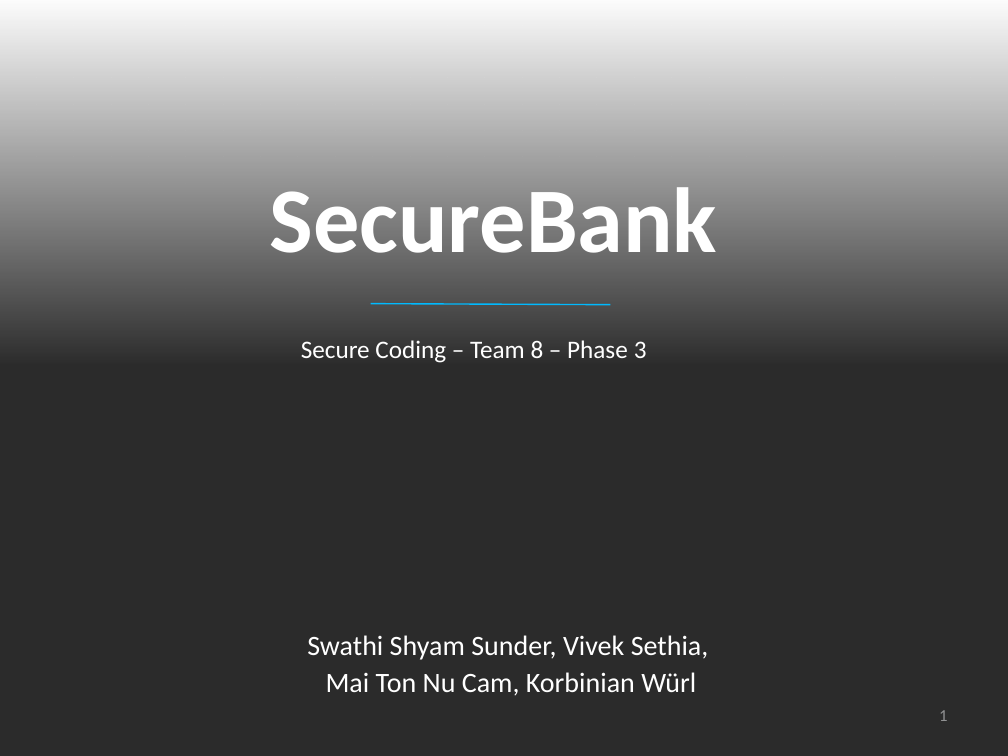
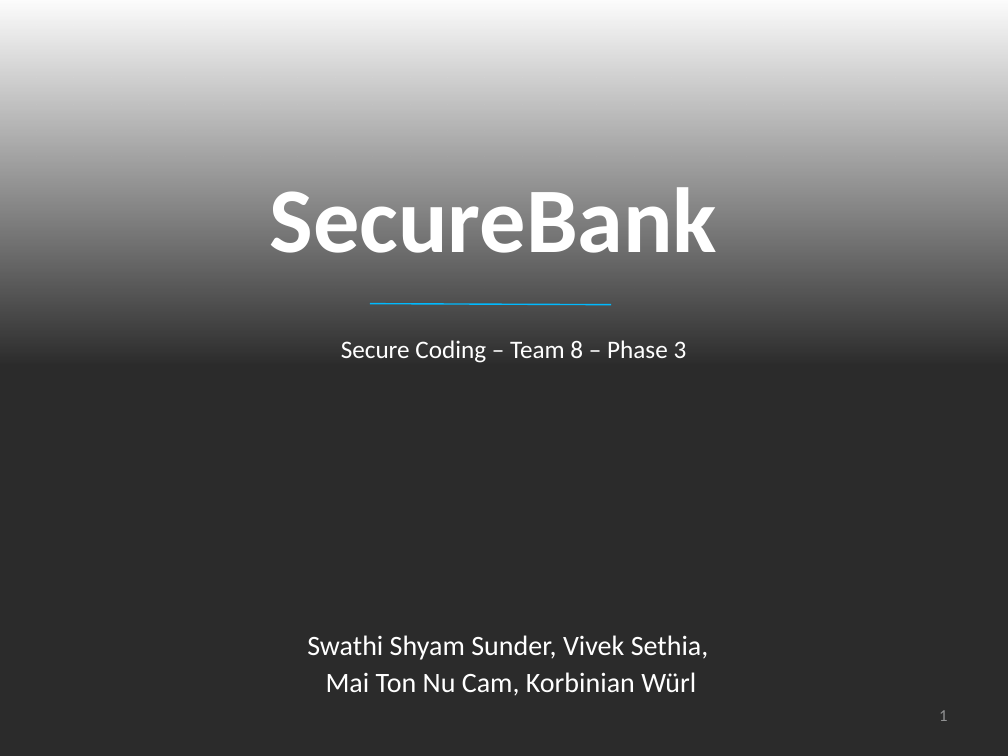
Before and after one commit to kwuerl/secure-coding-team-8, a slide deck: slide 1 of presentations/Phase3.ppt. Drawn at 1008x756 pixels with LibreOffice and Linux fonts; fonts in the diff are those of the drawing; background and template pictures are left out; a plain dark background stands for a picture behind light text. Boxes give left, top, right and bottom in pixels: in the first picture for what was removed or moved away, otherwise in the second. Text is boxed around its words. In the diff, an @@ line names an element or a change of style, - is before the commit and + after.

```diff
--- a/presentations/Phase3.ppt
+++ b/presentations/Phase3.ppt
@@ text "Secure Coding – Team 8 ..." moved from (x1=301, y1=340, x2=647, y2=363) to (x1=341, y1=340, x2=687, y2=363) @@
```
Also in this commit, not shown: 9 other slides changed.
